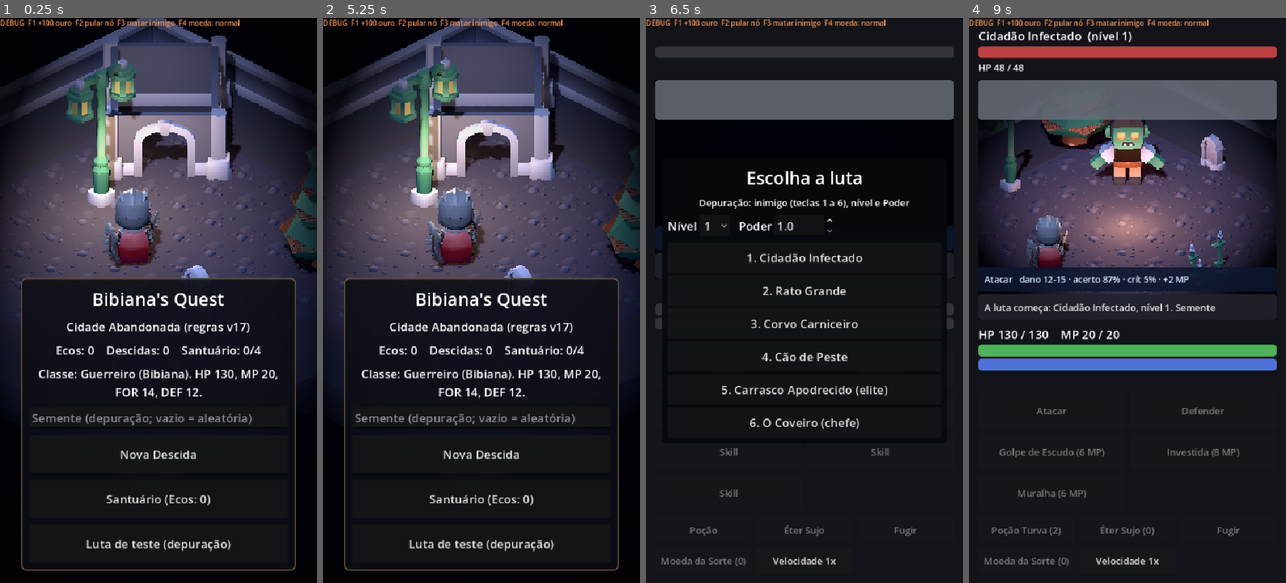
Above: before the commit, frames 1-4 (left to right).
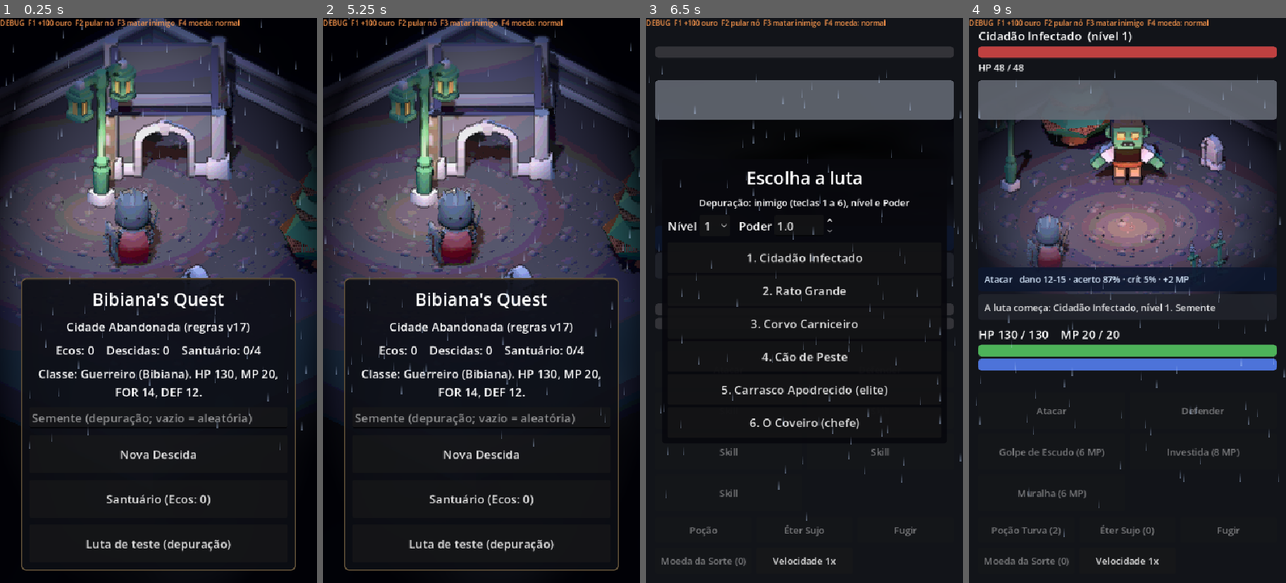
Above: after the commit, the same moments.

Repository: ohidalgojr/bibianas-quest
Game: Godot game, scene res://game/presentation/main.tscn
Two runs of this game, one before a commit and one after it. Both use one fixed random seed, a clock stepped at 60 frames per second and the inputs below.
Inputs:
- Up to frame 1 (0.25 s): no input
- Up to frame 2 (5.25 s): click "Santuário (Ecos: 0)" at 0.5 s; click "[Biblioteca]" at 1.25 s; click "Arsenal" at 2 s; click "Biblioteca" at 2.75 s; click "Códice" at 3.5 s; click "[Códice]" at 4.25 s; click "Voltar ao Acampamento" at 5 s
- Up to frame 3 (6.5 s): click "Luta de teste (depuração)" at 5.75 s
- Up to frame 4 (9 s): click "Velocidade 1x" at 6.5 s; click "Velocidade 2x" at 7.25 s; click "1" at 8 s; click "1. Cidadão Infectado" at 8.75 s

The runs differ from the first frame. In frame 1, 2.6% of the frame differs, in the area x 1-99%, y 0-77%; in frame 2, 2.6%; in frame 3, 0.5%; in frame 4, 1.6%.

Commit message:
TASK-039: contorno, paleta, chuva, névoa e música CC0 (ADR-0036)
Co-Authored-By: Claude Sonnet 5.5 <noreply@anthropic.com>

Diff:
--- a/game/presentation/camp3d/scene3d_backdrop.gd
+++ b/game/presentation/camp3d/scene3d_backdrop.gd
@@ -34,6 +34,7 @@
 	container.set_anchors_and_offsets_preset(Control.PRESET_FULL_RECT)
 	container.mouse_filter = Control.MOUSE_FILTER_IGNORE
 	add_child(container)
+	PostFx.apply(container)
 	_viewport = SubViewport.new()
 	_viewport.size = Vector2i(270, 480)
 	_viewport.msaa_3d = Viewport.MSAA_DISABLED
@@ -47,6 +48,9 @@
 	_camera.far = 80.0
 	_world.add_child(_camera)
 	_build_scene()
+	var weather: WeatherLayer = WeatherLayer.new()
+	weather.rain = kind == "home" or kind == "victory" or kind == "defeat"
+	add_child(weather)
 	_add_vignette()
 
 
--- a/game/presentation/combat/combat_screen.gd
+++ b/game/presentation/combat/combat_screen.gd
@@ -4,6 +4,7 @@
 ## retrato. Desenha o que o [CombatSession] entrega e anima os eventos do núcleo em
 ## fila. Nenhuma regra é calculada aqui.
 
+signal coin_focus(on: bool)
 signal fight_finished(outcome: int)
 ## Na luta da Descida, o jogador apertou "Continuar" depois do resultado (ADR-0013).
 signal run_fight_done
@@ -315,6 +316,7 @@
 	_coin_overlay.visible = true
 	if _stage != null:
 		_stage.set_focus(true)
+	coin_focus.emit(true)
 	if _coin_medallion != null:
 		_coin_medallion.show_call_prompt()
 	var odds: String = "Moeda da Sorte: se errar, rejoga!" if session.is_lucky_armed() else ""
@@ -339,6 +341,7 @@
 	_coin_overlay.visible = false
 	if _stage != null:
 		_stage.set_focus(false)
+	coin_focus.emit(false)
 
 
 ## Pede o lado ao jogador e devolve o escolhido. Sem tempo (testes) ou fora da árvore,
@@ -651,6 +654,7 @@
 	_coin_overlay.visible = false
 	if _stage != null:
 		_stage.set_focus(false)
+	coin_focus.emit(false)
 
 	_menu = _overlay()
 	var menu_box: VBoxContainer = VBoxContainer.new()
--- a/game/presentation/combat3d/combat3d_stage.gd
+++ b/game/presentation/combat3d/combat3d_stage.gd
@@ -40,6 +40,7 @@
 	container.set_anchors_and_offsets_preset(Control.PRESET_FULL_RECT)
 	container.mouse_filter = Control.MOUSE_FILTER_IGNORE
 	add_child(container)
+	PostFx.apply(container)
 	_viewport = SubViewport.new()
 	_viewport.size = Vector2i(270, 300)
 	_viewport.msaa_3d = Viewport.MSAA_DISABLED
@@ -57,6 +58,7 @@
 	_scene_root = Node3D.new()
 	_world.add_child(_scene_root)
 	_add_vignette()
+	add_child(WeatherLayer.new())
 	_dim = ColorRect.new()
 	_dim.color = Color(0, 0, 0.02, 0.0)
 	_dim.set_anchors_and_offsets_preset(Control.PRESET_FULL_RECT)
--- /dev/null
+++ b/game/presentation/fx/gfx_settings.gd
@@ -0,0 +1,7 @@
+class_name GfxSettings
+extends RefCounted
+## Interruptores de qualidade gráfica (TASK-039): aparelho fraco desliga o pós-processamento e o
+## clima sem mexer em regra. Em headless (testes) ficam ligados, mas ninguém desenha.
+
+static var post_fx: bool = true
+static var weather: bool = true
--- /dev/null
+++ b/game/presentation/fx/post_fx.gd
@@ -0,0 +1,59 @@
+class_name PostFx
+extends RefCounted
+## Pós-processamento do visual (GDD §18, TASK-039): paleta reduzida por posterização, contorno por
+## diferença de luminância entre vizinhos e um leve efeito de miniatura (desfoque no topo e na base).
+## Aplicado como material do `SubViewportContainer`, sobre a imagem de baixa resolução.
+
+const SHADER_CODE: String = """shader_type canvas_item;
+uniform float levels = 12.0;
+uniform float edge_strength = 0.6;
+uniform float edge_threshold = 0.15;
+uniform float blur_amount = 1.3;
+
+float lum(vec3 c) {
+	return dot(c, vec3(0.299, 0.587, 0.114));
+}
+
+void fragment() {
+	vec2 px = TEXTURE_PIXEL_SIZE;
+	float edge_dist = abs(UV.y - 0.5) * 2.0;
+	float blur = smoothstep(0.6, 1.0, edge_dist) * blur_amount;
+	vec3 c = texture(TEXTURE, UV).rgb;
+	if (blur > 0.02) {
+		c = (c * 2.0
+			+ texture(TEXTURE, UV + vec2(px.x, 0.0) * blur).rgb
+			+ texture(TEXTURE, UV - vec2(px.x, 0.0) * blur).rgb
+			+ texture(TEXTURE, UV + vec2(0.0, px.y) * blur).rgb
+			+ texture(TEXTURE, UV - vec2(0.0, px.y) * blur).rgb) / 6.0;
+	}
+	float l = lum(c);
+	float e = max(
+		max(abs(l - lum(texture(TEXTURE, UV + vec2(px.x, 0.0)).rgb)), abs(l - lum(texture(TEXTURE, UV - vec2(px.x, 0.0)).rgb))),
+		max(abs(l - lum(texture(TEXTURE, UV + vec2(0.0, px.y)).rgb)), abs(l - lum(texture(TEXTURE, UV - vec2(0.0, px.y)).rgb))));
+	float edge = smoothstep(edge_threshold, edge_threshold + 0.12, e);
+	c = floor(c * levels + 0.5) / levels;
+	c = mix(c, c * 0.3, edge * edge_strength);
+	COLOR = vec4(c, 1.0);
+}
+"""
+
+static var _shader: Shader
+
+
+## Material do pós-processamento, ou null se o aparelho desligou o efeito.
+static func material() -> ShaderMaterial:
+	if not GfxSettings.post_fx:
+		return null
+	if _shader == null:
+		_shader = Shader.new()
+		_shader.code = SHADER_CODE
+	var mat: ShaderMaterial = ShaderMaterial.new()
+	mat.shader = _shader
+	return mat
+
+
+## Liga o pós-processamento ao contêiner de uma `SubViewport` (se estiver habilitado).
+static func apply(container: SubViewportContainer) -> void:
+	var mat: ShaderMaterial = material()
+	if mat != null:
+		container.material = mat
--- /dev/null
+++ b/game/presentation/fx/weather_layer.gd
@@ -0,0 +1,64 @@
+class_name WeatherLayer
+extends Control
+## Clima em partículas por cima do cenário (GDD §14 e §18, TASK-039): chuva fina e névoa que
+## deriva. Cenário 1 tem Chuva e Névoa. Não bloqueia toque. `GfxSettings.weather` desliga.
+
+var rain: bool = true
+var mist: bool = true
+
+var _rain_particles: CPUParticles2D
+
+
+func _ready() -> void:
+	set_anchors_and_offsets_preset(Control.PRESET_FULL_RECT)
+	mouse_filter = Control.MOUSE_FILTER_IGNORE
+	if not GfxSettings.weather or DisplayServer.get_name() == "headless":
+		return
+	if mist:
+		_add_mist()
+	if rain:
+		_add_rain()
+	resized.connect(_fit_rain)
+	_fit_rain()
+
+
+func _add_mist() -> void:
+	var rect: ColorRect = ColorRect.new()
+	rect.set_anchors_and_offsets_preset(Control.PRESET_FULL_RECT)
+	rect.mouse_filter = Control.MOUSE_FILTER_IGNORE
+	var shader: Shader = Shader.new()
+	shader.code = "shader_type canvas_item;\nfloat hash(vec2 p) { return fract(sin(dot(p, vec2(127.1, 311.7))) * 43758.5453); }\nfloat noise(vec2 p) {\n\tvec2 i = floor(p);\n\tvec2 f = fract(p);\n\tf = f * f * (3.0 - 2.0 * f);\n\treturn mix(mix(hash(i), hash(i + vec2(1.0, 0.0)), f.x), mix(hash(i + vec2(0.0, 1.0)), hash(i + vec2(1.0, 1.0)), f.x), f.y);\n}\nvoid fragment() {\n\tvec2 p = UV * vec2(3.0, 5.0) + vec2(TIME * 0.05, TIME * 0.02);\n\tfloat n = noise(p) * 0.6 + noise(p * 2.3 + 7.0) * 0.4;\n\tfloat band = smoothstep(0.1, 0.8, UV.y);\n\tCOLOR = vec4(0.55, 0.62, 0.78, n * 0.16 * (0.4 + band));\n}\n"
+	var mat: ShaderMaterial = ShaderMaterial.new()
+	mat.shader = shader
+	rect.material = mat
+	add_child(rect)
+
+
+func _add_rain() -> void:
+	var image: Image = Image.create(2, 16, false, Image.FORMAT_RGBA8)
+	for y: int in 16:
+		var alpha: float = float(y) / 15.0
+		for x: int in 2:
+			image.set_pixel(x, y, Color(0.75, 0.85, 1.0, alpha))
+	_rain_particles = CPUParticles2D.new()
+	_rain_particles.texture = ImageTexture.create_from_image(image)
+	_rain_particles.amount = 140
+	_rain_particles.lifetime = 0.8
+	_rain_particles.preprocess = 1.0
+	_rain_particles.local_coords = false
+	_rain_particles.direction = Vector2(-0.25, 1.0)
+	_rain_particles.spread = 3.0
+	_rain_particles.gravity = Vector2.ZERO
+	_rain_particles.initial_velocity_min = 800.0
+	_rain_particles.initial_velocity_max = 1050.0
+	_rain_particles.emission_shape = CPUParticles2D.EMISSION_SHAPE_RECTANGLE
+	_rain_particles.color = Color(1, 1, 1, 0.38)
+	_rain_particles.z_index = 1
+	add_child(_rain_particles)
+
+
+func _fit_rain() -> void:
+	if _rain_particles == null:
+		return
+	_rain_particles.position = Vector2(size.x * 0.5 + 60.0, -20.0)
+	_rain_particles.emission_rect_extents = Vector2(size.x * 0.5 + 120.0, 2.0)
--- a/game/presentation/game_screen.gd
+++ b/game/presentation/game_screen.gd
@@ -48,6 +48,7 @@
 var _forced_coin: int = -1
 var _logged_events: int = 0
 var _telemetry: Telemetry
+var music: MusicBox
 
 
 func _ready() -> void:
@@ -64,6 +65,8 @@
 		for id: Variant in meta.get("unlocks", []):
 			meta_unlocks.append(str(id))
 		bestiary = (meta.get("bestiary", {}) as Dictionary).duplicate(true)
+	music = MusicBox.new()
+	add_child(music)
 	_telemetry = Telemetry.new(telemetry_dir)
 	_telemetry.enabled = telemetry_enabled
 	if debug_enabled:
@@ -92,6 +95,7 @@
 # --- Telas -------------------------------------------------------------------------
 
 func show_home() -> void:
+	music.play_track("camp")
 	var box: VBoxContainer = _page("Bibiana's Quest", "Cidade Abandonada (regras v%d)" % CoreVersion.RULES_VERSION, "home")
 	if not data.is_valid():
 		box.add_child(_label("Dados inválidos. Veja o console."))
@@ -220,6 +224,7 @@
 
 
 func _show_map() -> void:
+	music.play_track("map")
 	_clear()
 	if use_3d_map:
 		_map3d = Map3DScreen.new()
@@ -240,11 +245,14 @@
 
 
 func _show_fight() -> void:
+	var fight_kind: int = run.current_node().kind
+	music.play_track("boss" if fight_kind == MapNode.Kind.BOSS or fight_kind == MapNode.Kind.MINI_BOSS or fight_kind == MapNode.Kind.ELITE else "combat")
 	_clear()
 	_combat = CombatScreen.new()
 	_combat.data = data
 	_combat.time_scale = time_scale
 	_combat.run_fight_done.connect(_on_fight_done)
+	_combat.coin_focus.connect(music.duck)
 	_set_content(_combat)
 	run.combat.forced_coin = _forced_coin
 	_combat.start_run_fight(run)
@@ -303,6 +311,7 @@
 
 
 func _open_panel(scene_kind: String = "") -> RunPanelScreen:
+	music.play_track("camp" if scene_kind == "campfire" else "map")
 	var screen: RunPanelScreen = RunPanelScreen.new()
 	screen.panels = RunPanels.new(run)
 	screen.forced_coin = _forced_coin
@@ -318,6 +327,7 @@
 ## Bibiana (e com quanto de HP ficou), dica tática, o que foi conquistado, os Ecos
 ## creditados (em dobro na 1ª Descida) e "Outra Descida".
 func _show_result() -> void:
+	music.play_track("")
 	var victory: bool = run.phase == RunState.Phase.VICTORY
 	var earned: int = run.echoes_earned()
 	echoes += earned
--- a/game/presentation/map3d/map3d_screen.gd
+++ b/game/presentation/map3d/map3d_screen.gd
@@ -65,6 +65,7 @@
 	container.set_anchors_and_offsets_preset(Control.PRESET_FULL_RECT)
 	container.mouse_filter = Control.MOUSE_FILTER_IGNORE
 	add_child(container)
+	PostFx.apply(container)
 	_viewport = SubViewport.new()
 	_viewport.size = Vector2i(270, 480)
 	_viewport.msaa_3d = Viewport.MSAA_DISABLED
@@ -77,6 +78,7 @@
 	_node_root = Node3D.new()
 	_world.add_child(_node_root)
 	_build_fog()
+	add_child(WeatherLayer.new())
 	_overlay = Control.new()
 	_overlay.set_anchors_and_offsets_preset(Control.PRESET_FULL_RECT)
 	_overlay.mouse_filter = Control.MOUSE_FILTER_IGNORE
--- /dev/null
+++ b/game/services/music_box.gd
@@ -0,0 +1,69 @@
+class_name MusicBox
+extends Node
+## Música de fundo em laço com troca suave entre faixas e "silêncio" antes do lance da moeda
+## (GDD §19, TASK-039). As faixas são CC0 do OpenGameArt (`assets/LICENSES.md`). Em headless não
+## cria tocadores: só guarda a faixa atual, para os testes.
+
+const BASE: String = "res://assets/opengameart/ambient_music/"
+const TRACKS: Dictionary = {
+	"map": BASE + "map.ogg",
+	"combat": BASE + "combat.ogg",
+	"boss": BASE + "boss.ogg",
+	"camp": BASE + "camp.ogg",
+}
+const VOLUME_DB: float = -14.0
+const SILENT_DB: float = -60.0
+const FADE_SECONDS: float = 1.2
+
+var current: String = ""
+var ducked: bool = false
+var enabled: bool = DisplayServer.get_name() != "headless"
+
+var _player: AudioStreamPlayer
+var _tween: Tween
+
+
+func play_track(track: String) -> void:
+	if track == current:
+		return
+	current = track
+	if not enabled:
+		return
+	if not TRACKS.has(track):
+		_fade_to(SILENT_DB, true)
+		return
+	var stream: AudioStream = load(TRACKS[track] as String) as AudioStream
+	if stream is AudioStreamOggVorbis:
+		(stream as AudioStreamOggVorbis).loop = true
+	if _player == null:
+		_player = AudioStreamPlayer.new()
+		_player.volume_db = SILENT_DB
+		add_child(_player)
+	var fresh: bool = _player.stream == null or not _player.playing
+	if _tween != null:
+		_tween.kill()
+	_tween = create_tween()
+	if not fresh:
+		_tween.tween_property(_player, "volume_db", SILENT_DB, FADE_SECONDS * 0.5)
+	_tween.tween_callback(func() -> void:
+		_player.stream = stream
+		_player.play())
+	_tween.tween_property(_player, "volume_db", SILENT_DB if ducked else VOLUME_DB, FADE_SECONDS)
+
+
+## Silêncio proposital antes de golpes de moeda: a música some e volta depois.
+func duck(on: bool) -> void:
+	ducked = on
+	if enabled and _player != null:
+		_fade_to(SILENT_DB if on else VOLUME_DB, false)
+
+
+func _fade_to(db: float, stop_after: bool) -> void:
+	if _player == null:
+		return
+	if _tween != null:
+		_tween.kill()
+	_tween = create_tween()
+	_tween.tween_property(_player, "volume_db", db, FADE_SECONDS * 0.6)
+	if stop_after:
+		_tween.tween_callback(_player.stop)
--- /dev/null
+++ b/tests/unit/test_fx_and_music.gd
@@ -0,0 +1,40 @@
+extends GutTest
+## TASK-039: contratos do estilo, do clima e da música. O pós-processamento compila e desliga, o
+## clima monta, as faixas existem e têm licença registrada. A estética é julgada no print.
+
+
+func test_post_fx_shader_compiles_and_can_be_switched_off() -> void:
+	GfxSettings.post_fx = true
+	var mat: ShaderMaterial = PostFx.material()
+	assert_not_null(mat)
+	assert_true(mat.shader.code.contains("posterize") or mat.shader.code.contains("levels"))
+	GfxSettings.post_fx = false
+	assert_null(PostFx.material(), "interruptor desliga o efeito")
+	GfxSettings.post_fx = true
+
+
+func test_every_music_track_exists_and_is_licensed() -> void:
+	var licenses: String = FileAccess.get_file_as_string("res://assets/LICENSES.md")
+	assert_true(licenses.contains("assets/opengameart/ambient_music/"))
+	for track: String in MusicBox.TRACKS:
+		assert_true(FileAccess.file_exists(MusicBox.TRACKS[track] as String), "faixa %s existe" % track)
+
+
+func test_music_box_tracks_the_current_track_and_ducking() -> void:
+	var box: MusicBox = MusicBox.new()
+	box.enabled = false
+	add_child_autofree(box)
+	box.play_track("map")
+	assert_eq(box.current, "map")
+	box.play_track("combat")
+	assert_eq(box.current, "combat")
+	box.duck(true)
+	assert_true(box.ducked)
+	box.duck(false)
+	assert_false(box.ducked)
+
+
+func test_weather_layer_builds_without_blocking_touch() -> void:
+	var layer: WeatherLayer = WeatherLayer.new()
+	add_child_autofree(layer)
+	assert_eq(layer.mouse_filter, Control.MOUSE_FILTER_IGNORE)
--- a/tools/screenshot.gd
+++ b/tools/screenshot.gd
@@ -28,6 +28,8 @@
 func _capture() -> void:
 	for i: int in _frames:
 		await process_frame
+	var info: String = "fps=%d chamadas=%d primitivas=%d" % [int(Performance.get_monitor(Performance.TIME_FPS)), int(Performance.get_monitor(Performance.RENDER_TOTAL_DRAW_CALLS_IN_FRAME)), int(Performance.get_monitor(Performance.RENDER_TOTAL_PRIMITIVES_IN_FRAME))]
+	print("DESEMPENHO ", info)
 	var image: Image = root.get_texture().get_image()
 	var err: int = image.save_png(_out)
 	print("print salvo em ", _out, " (", image.get_size(), ") erro=", err)
Not shown, added: assets/opengameart/ambient_music/License.txt
Not shown, added: assets/opengameart/ambient_music/boss.ogg.import
Not shown, added: assets/opengameart/ambient_music/camp.ogg.import
Not shown, added: assets/opengameart/ambient_music/combat.ogg.import
Not shown, added: assets/opengameart/ambient_music/map.ogg.import
Binary file added: docs/tasks/prints/TASK-039-combate.png
Binary file added: docs/tasks/prints/TASK-039-fogueira.png
Binary file added: docs/tasks/prints/TASK-039-home.png
Binary file added: docs/tasks/prints/TASK-039-mapa-inicio.png
Binary file added: docs/tasks/prints/TASK-039-mapa.png
Not shown, added: game/presentation/fx/gfx_settings.gd.uid
Not shown, added: game/presentation/fx/post_fx.gd.uid
(and 10 more such lines)
